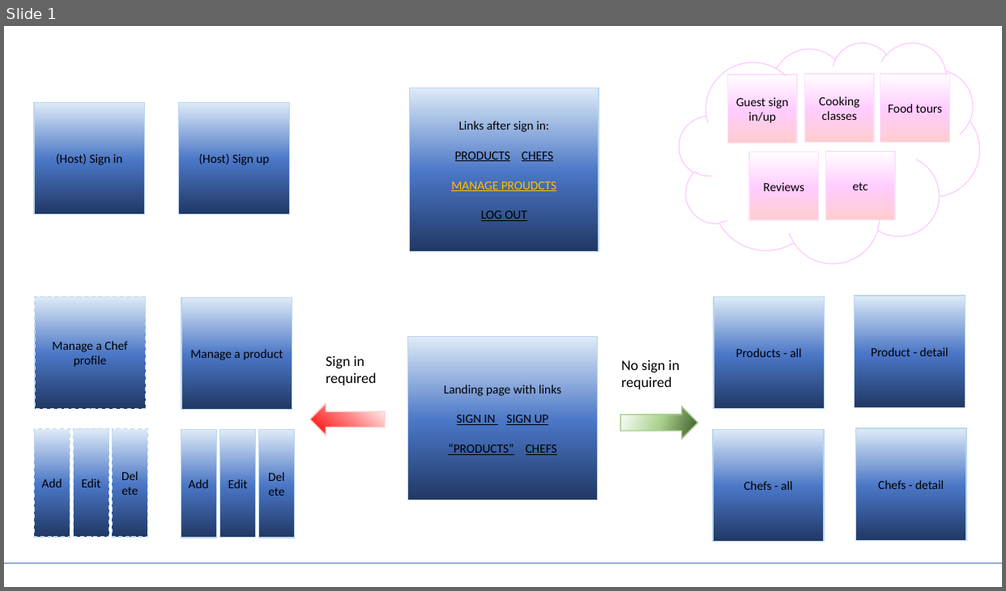
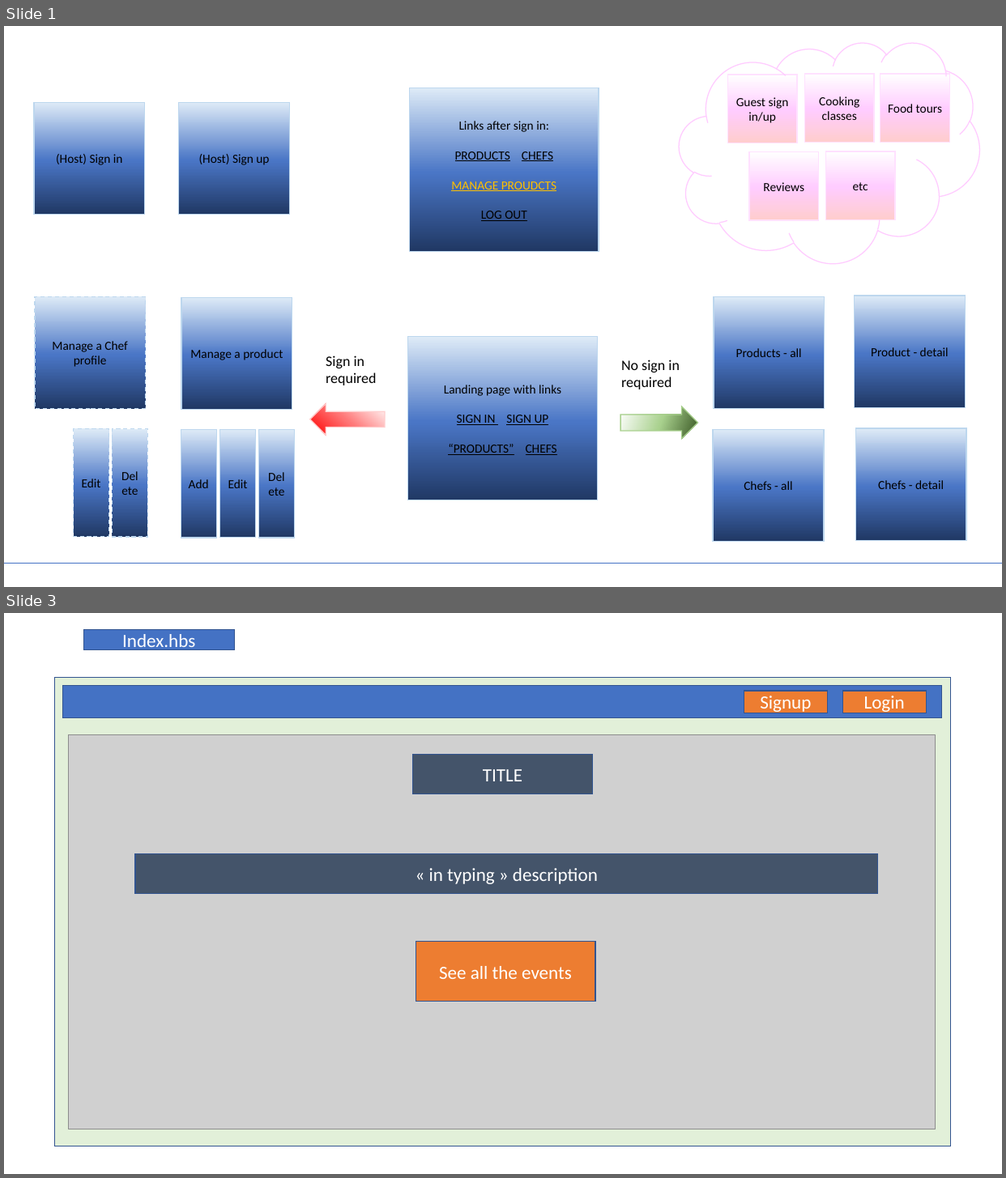
Before and after one commit to sdubois90/Second-project, a slide deck: Working plan/Project plan.pptx. Shown one above the other, each under a label of ours: slide 1 before the commit, slides 1 and 3 after it; the slides between them are not shown. The pictures are 1006x591 and 1006x1178 pixels, drawn with LibreOffice and Linux fonts; fonts in the diff are those of the drawing; grey boxes stand for pictures. Boxes give left, top, right and bottom in pixels: in the first picture for what was removed or moved away, otherwise in the second. Text is boxed around its words. In the diff, an @@ line names an element or a change of style, - is before the commit and + after.

```diff
--- a/Working plan/Project plan.pptx
+++ b/Working plan/Project plan.pptx
@@ slide 3 added at (x1=4, y1=613, x2=1002, y2=1174), background #FFFFFF @@
@@ rectangle added at (x1=84, y1=629, x2=235, y2=650), fill #4472C4, outline #325491 1 pt, 18 pt, text #FFFFFF @@
+Index.hbs
@@ rectangle added at (x1=55, y1=677, x2=951, y2=1147), fill #E2F0D9, outline #325491 1 pt @@
@@ rectangle added at (x1=62, y1=686, x2=941, y2=717), fill #4472C4, outline #325491 1 pt @@
@@ rectangle added at (x1=744, y1=691, x2=828, y2=713), fill #ED7D31, outline #325491 1 pt, 18 pt, text #FFFFFF @@
+Signup
@@ rectangle added at (x1=842, y1=691, x2=926, y2=713), fill #ED7D31, outline #325491 1 pt, 18 pt, text #FFFFFF @@
+Login
@@ picture added at (x1=68, y1=735, x2=936, y2=1130) @@
@@ rectangle added at (x1=413, y1=755, x2=592, y2=794), fill #44546A, outline #325491 1 pt, 18 pt, text #FFFFFF @@
+TITLE
@@ rectangle added at (x1=135, y1=854, x2=878, y2=894), fill #44546A, outline #325491 1 pt, 18 pt, text #FFFFFF @@
+« in typing » description
@@ rectangle added at (x1=415, y1=942, x2=595, y2=1002), fill #ED7D31, outline #325491 1 pt, 18 pt, text #FFFFFF @@
+See all the events
@@ slide 1 changed as well @@
@@ rectangle removed at (x1=34, y1=429, x2=70, y2=537) @@
-Add
```
Also in this commit, not shown: 1 other slide changed, 9 other slides added, 8 other files.
